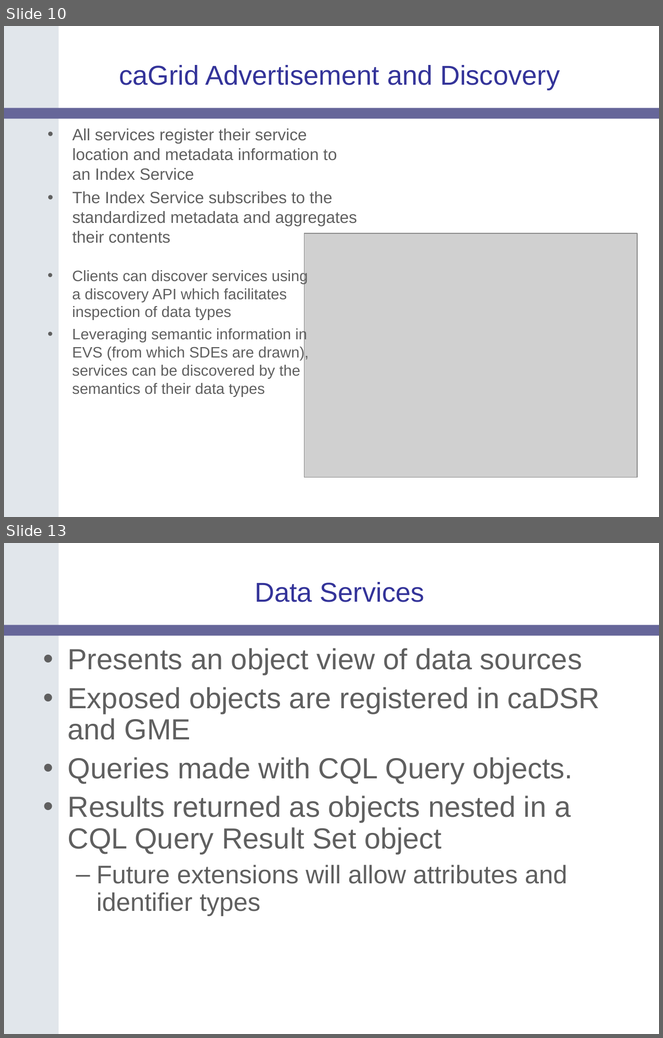
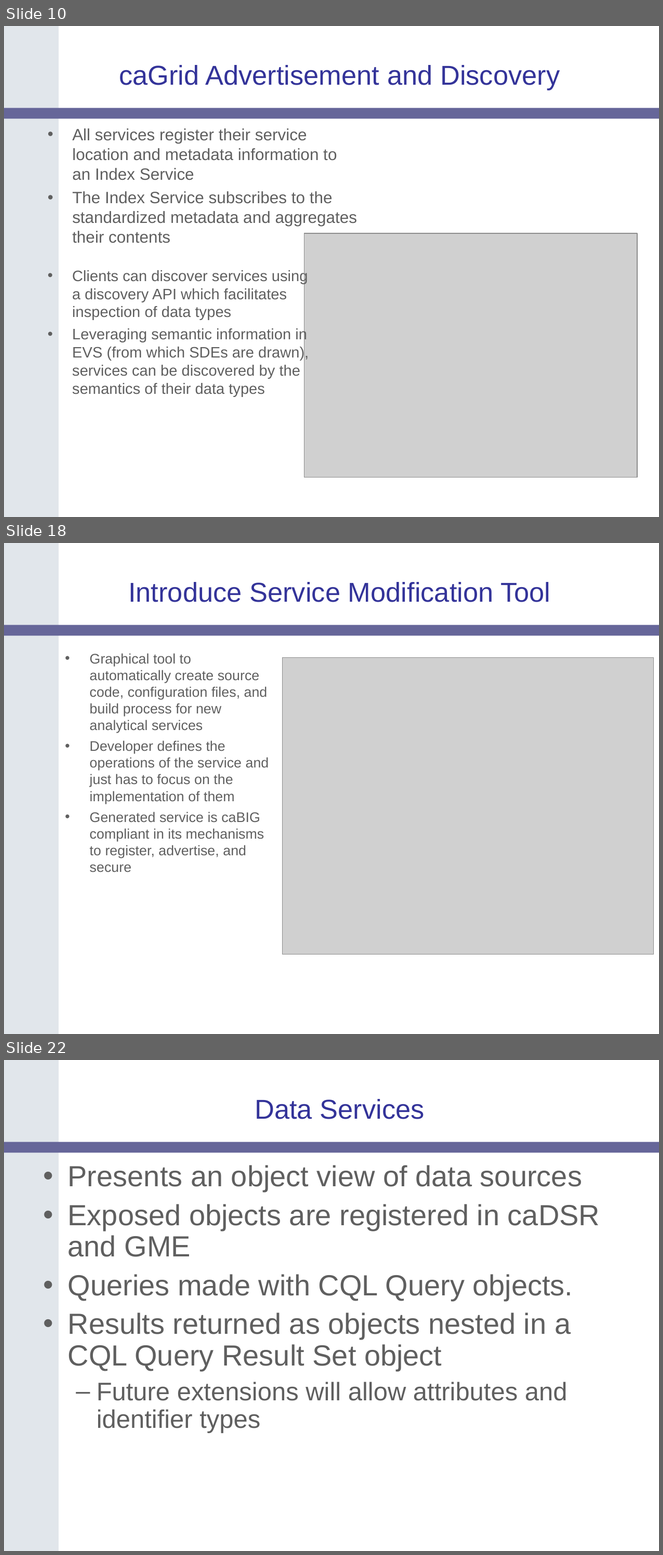
Before and after one commit to NCIP/cagrid-portal, a slide deck: cagrid-1-0/Documentation/presentations/200604_AnnualMeeting/caGrid-1.0-Architecture_caBIG-Annual-Meeting06.ppt. Shown one above the other, each under a label of ours: slides 10 and 13 before the commit, slides 10, 18 and 22 after it; the slides between them are not shown. The pictures are 663x1038 and 663x1555 pixels, drawn with LibreOffice and Linux fonts; fonts in the diff are those of the drawing; grey boxes stand for pictures; background and template pictures are left out. Boxes give left, top, right and bottom in pixels: in the first picture for what was removed or moved away, otherwise in the second. Text is boxed around its words. In the diff, an @@ line names an element or a change of style, - is before the commit and + after.

```diff
--- a/cagrid-1-0/Documentation/presentations/200604_AnnualMeeting/caGrid-1.0-Architecture_caBIG-Annual-Meeting06.ppt
+++ b/cagrid-1-0/Documentation/presentations/200604_AnnualMeeting/caGrid-1.0-Architecture_caBIG-Annual-Meeting06.ppt
@@ slide 18 added at box(4, 543, 659, 1034), background #FFFFFF; not listed: 2 template elements that a slide beside it also shows @@
@@ title added at box(128, 582, 551, 602), 30 pt, text #333399 @@
+Introduce Service Modification Tool
@@ text added at box(90, 653, 269, 872), 15.3 pt, text #5F5F5F @@
+• Graphical tool to automatically create source code, configuration files, and build process for new analytical services
+• Developer defines the operations of the service and just has to focus on the implementation of them
+• Generated service is caBIG compliant in its mechanisms to register, advertise, and secure
@@ picture added at box(283, 657, 654, 954) @@
@@ what was slide 13 is now slide 22 @@
```
Also in this commit, not shown: 1 slide changed, 10 other slides added, 2 slides removed.
